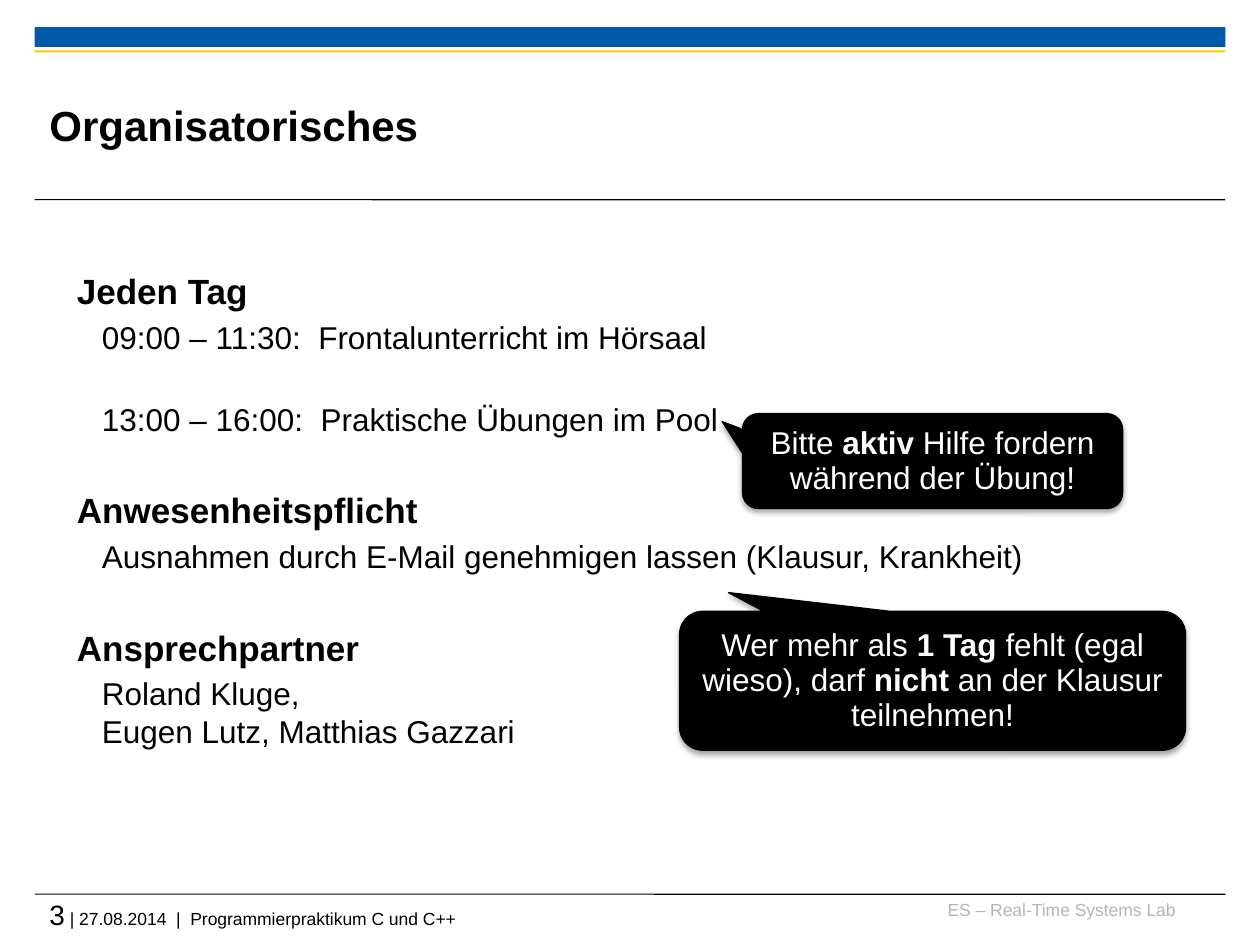
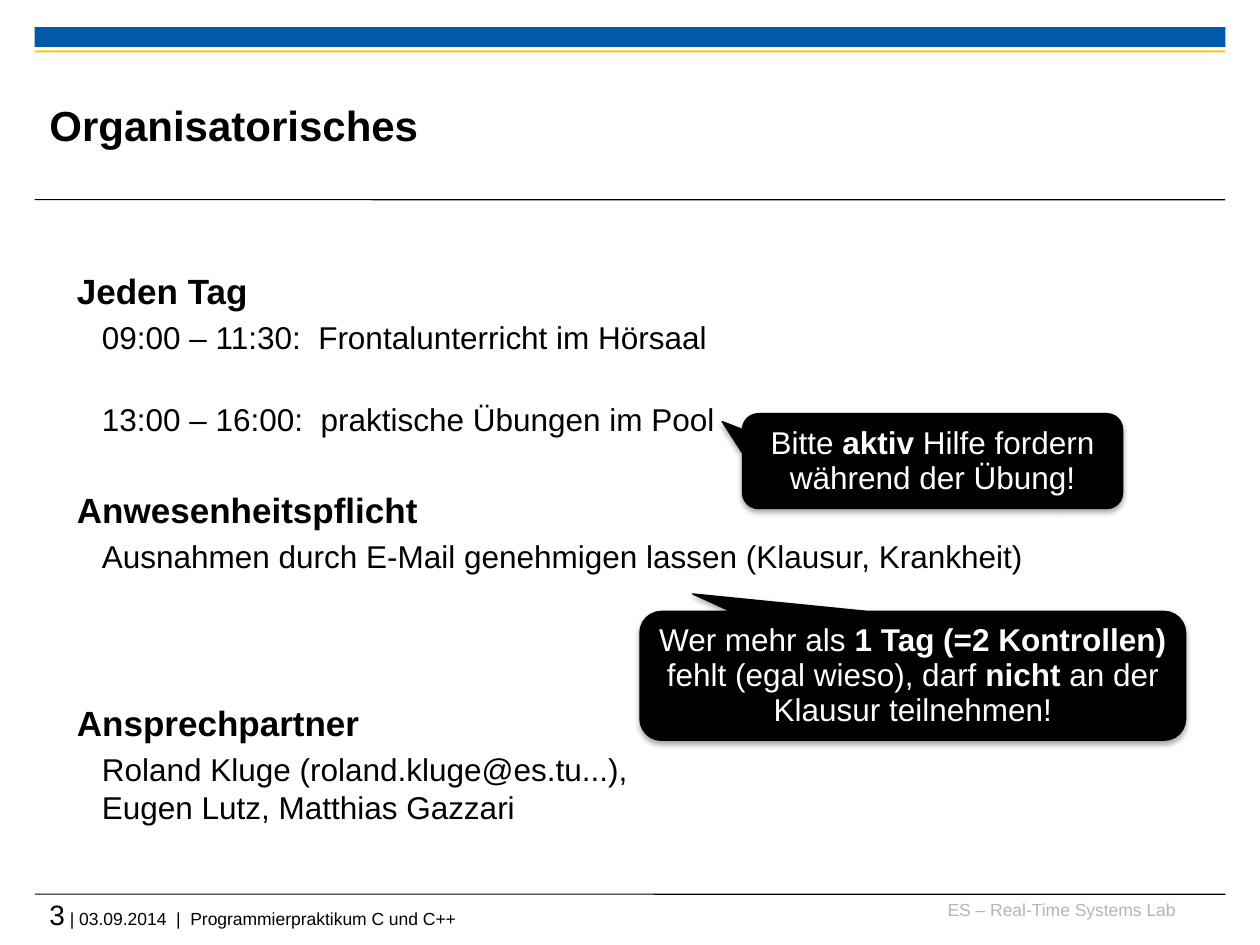
Before and after one commit to h82k/tud-cppp, a slide deck: slide 3 of Vorlesung/0 Organisatorisches.pptx. Drawn at 1260x945 pixels with LibreOffice and Linux fonts; fonts in the diff are those of the drawing; background and template pictures are left out. Boxes give left, top, right and bottom in pixels: in the first picture for what was removed or moved away, otherwise in the second. Text is boxed around its words. In the diff, an @@ line names an element or a change of style, - is before the commit and + after.

```diff
--- a/Vorlesung/0 Organisatorisches.pptx
+++ b/Vorlesung/0 Organisatorisches.pptx
@@ text at (x1=102, y1=406, x2=714, y2=437): text changed @@
-  13:00 – 16:00: Praktische Übungen im Pool
+  13:00 – 16:00: praktische Übungen im Pool
@@ rounded speech box "Wer mehr als 1 Tag ..." resized from (x1=679, y1=611, x2=1186, y2=750) to (x1=640, y1=611, x2=1186, y2=740) @@
@@ text in rounded speech box at (x1=659, y1=628, x2=1166, y2=722): text changed @@
-Wer mehr als 1 Tag fehlt (egal wieso), darf nicht an der Klausur teilnehmen!
+Wer mehr als 1 Tag (=2 Kontrollen) fehlt (egal wieso), darf nicht an der Klausur teilnehmen!
@@ text at (x1=102, y1=758, x2=628, y2=825): text changed @@
-  Roland Kluge,
-  Eugen Lutz, Matthias Gazzari
+  Roland Kluge (roland.kluge@es.tu...),
+  Eugen Lutz, Matthias Gazzari
@@ text at (x1=49, y1=905, x2=456, y2=929): text changed @@
-3 | 27.08.2014 | Programmierpraktikum C und C++
+3 | 03.09.2014 | Programmierpraktikum C und C++
```
Also in this commit, not shown: 5 other slides changed, 1 slide added, 1 slide removed, 2 other files.
